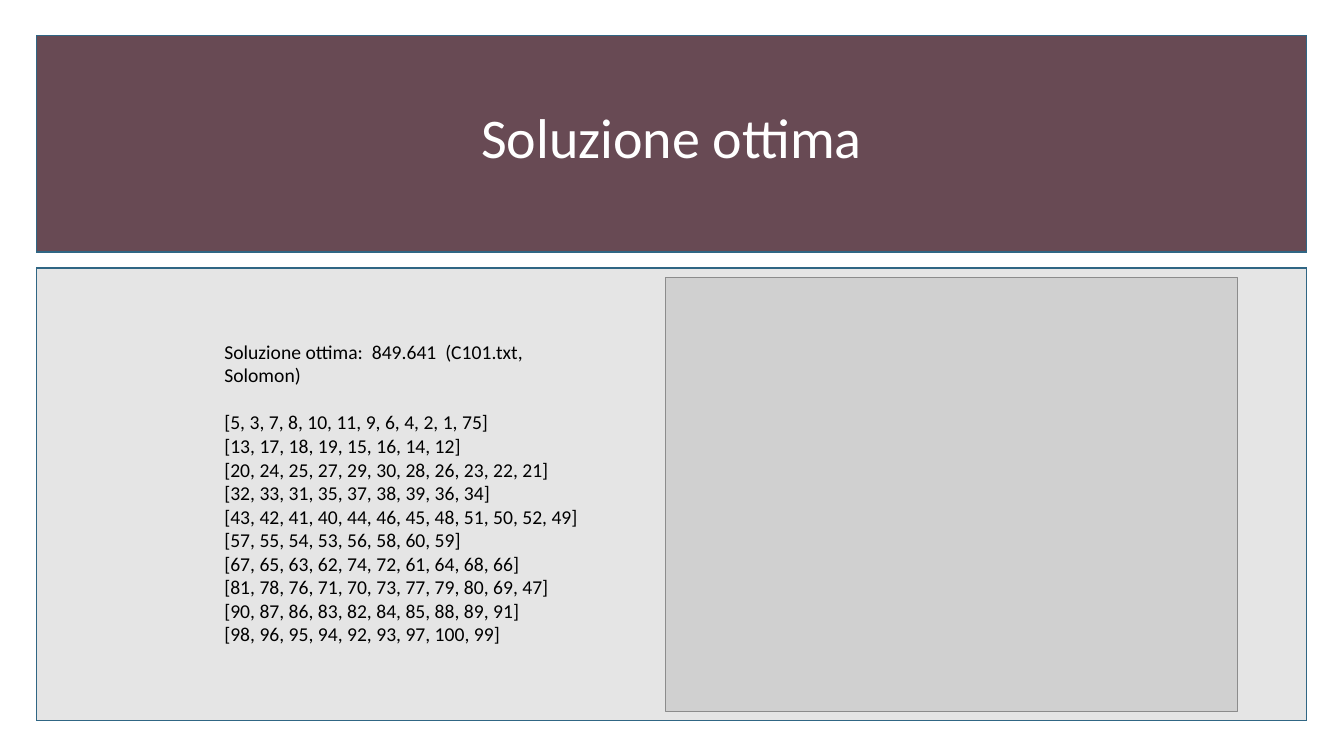
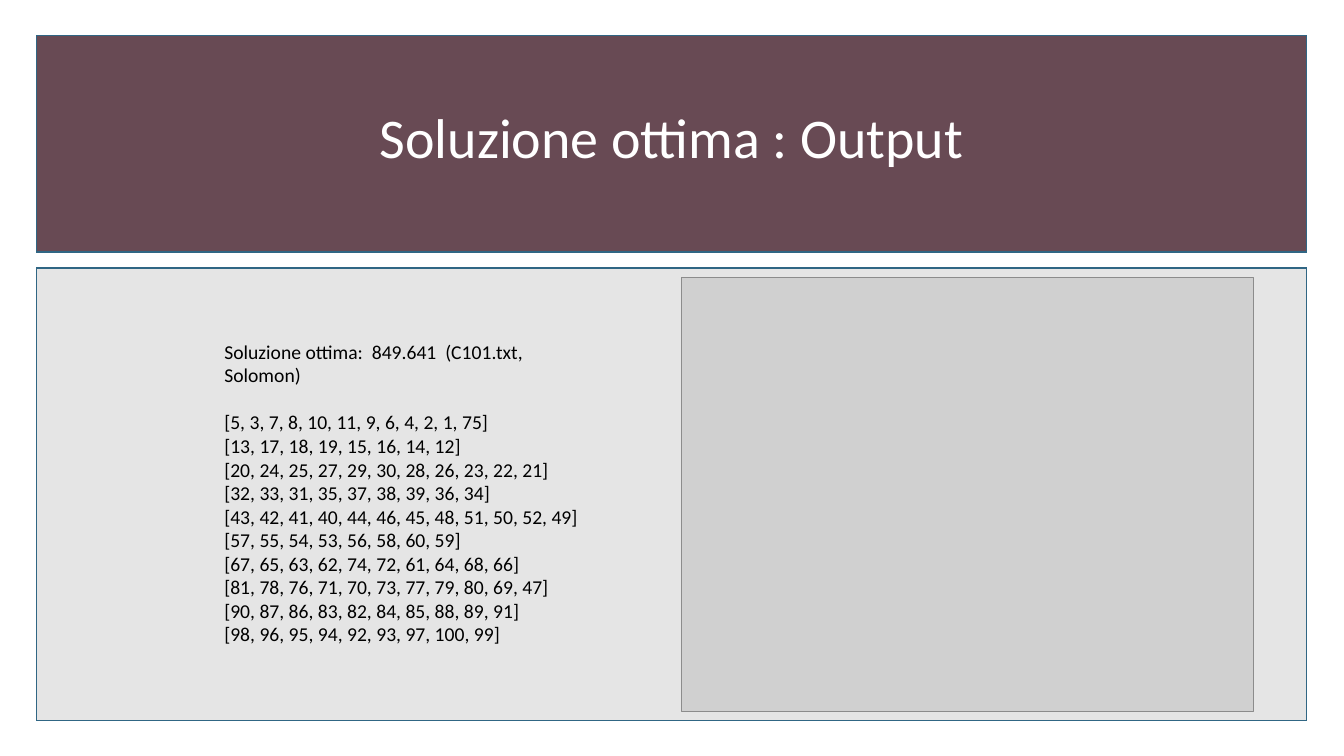
Before and after one commit to gdr-98/Greedy-heuristics-and-genetic-algorithm-for-a-CVRPTW-problem-resolution-, a slide deck: slide 5 of Power_point_nik.pptx (slide 10 before the commit). Drawn at 1344x756 pixels with LibreOffice and Linux fonts; fonts in the diff are those of the drawing; grey boxes stand for pictures. Boxes give left, top, right and bottom in pixels: in the first picture for what was removed or moved away, otherwise in the second. Text is boxed around its words. In the diff, an @@ line names an element or a change of style, - is before the commit and + after.

```diff
--- a/Power_point_nik.pptx
+++ b/Power_point_nik.pptx
@@ title at [380,119,963,167]: text changed @@
-Soluzione ottima
+Soluzione ottima : Output
@@ picture: place and size @@
-picture at [665,277,1238,712]
+picture at [682,277,1254,712]
```
Also in this commit, not shown: 14 other slides changed, 7 slides added, 3 slides removed.
